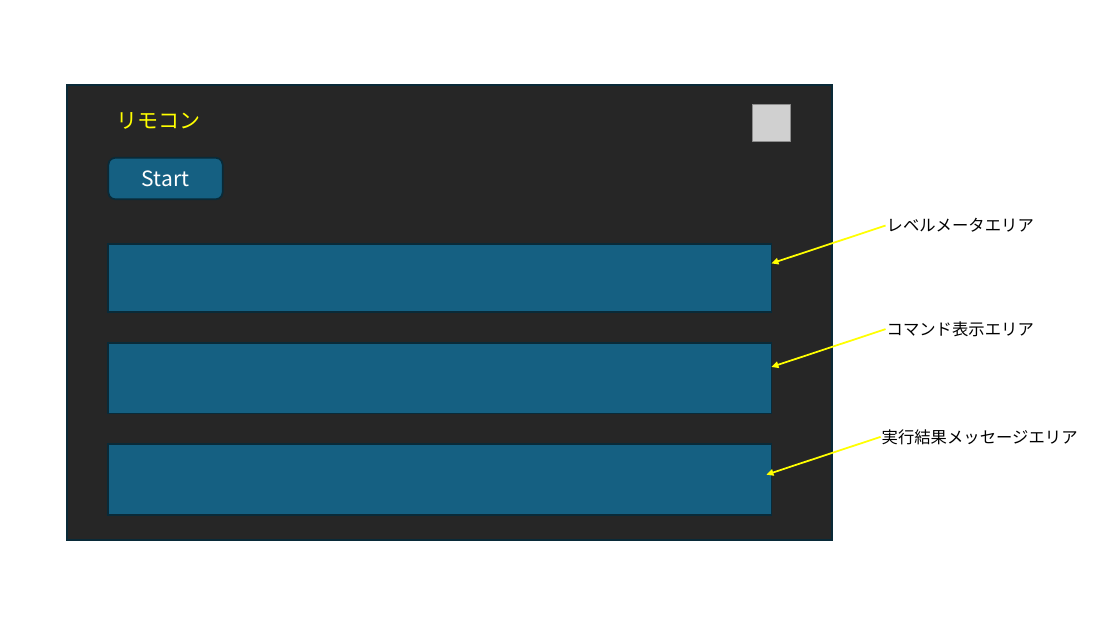
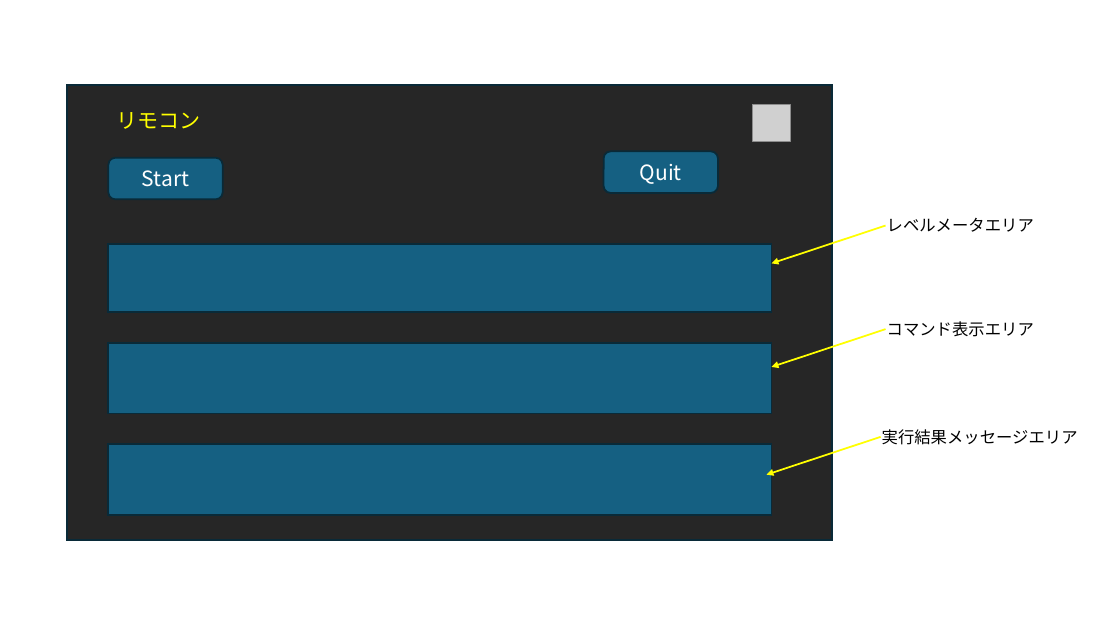
Before and after one commit to TakamotoShimizu/VoiceRemocon, a slide deck: slide 1 of RemoconFragment.pptx. Drawn at 1120x630 pixels with LibreOffice and Linux fonts; fonts in the diff are those of the drawing; grey boxes stand for pictures. Boxes give left, top, right and bottom in pixels: in the first picture for what was removed or moved away, otherwise in the second. Text is boxed around its words. In the diff, an @@ line names an element or a change of style, - is before the commit and + after.

```diff
--- a/RemoconFragment.pptx
+++ b/RemoconFragment.pptx
@@ rounded rectangle added at [604, 151, 718, 192], fill #156082, outline #092A39 1.5 pt, 18 pt, text #FFFFFF @@
+Quit
```
Also in this commit, not shown: 12 other files.
